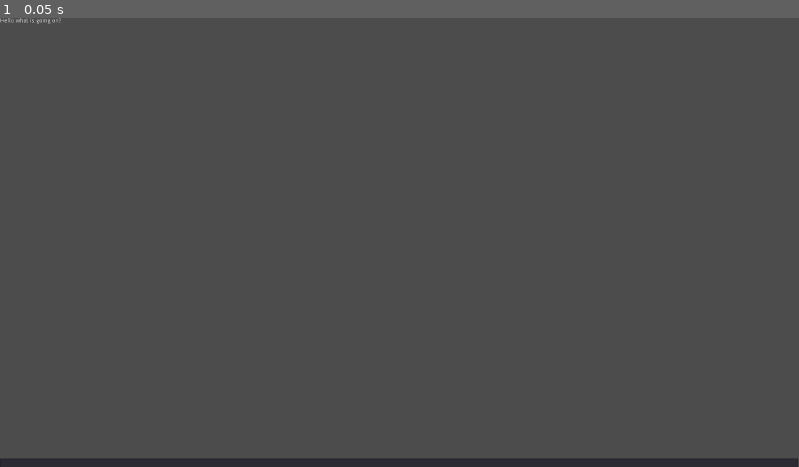
Above: before the commit, frame 1.
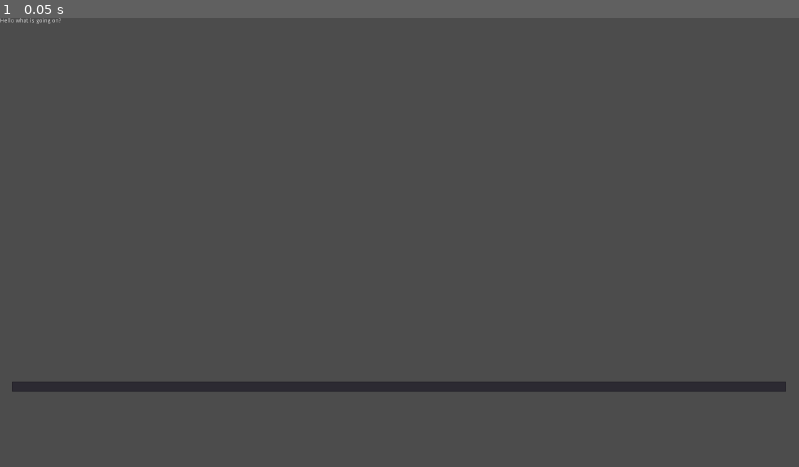
Above: after the commit, the same moment.

Repository: Maradonna90/textadv
Game: Godot game, scene res://main.tscn
Two runs of this game, one before a commit and one after it. Both use one fixed random seed, a clock stepped at 60 frames per second and the inputs below.
Inputs:
- Up to frame 1 (0.05 s): no input

The runs differ from the first frame. In frame 1, 3.9% of the frame differs, in the area x 0-100%, y 81-100%.

Commit message:
autosuggestion panel and script

Diff:
--- /dev/null
+++ b/gamesrc/AutoSuggestions.gd
@@ -0,0 +1,37 @@
+extends Control
+
+var selected = 0
+
+signal confirm_suggestion(string)
+
+#TODO: Check how to do this better maybe with containers?
+func _process(delta):
+
+	if Input.is_action_just_released("auto_next"):
+		print("auto_next")
+		selected = (selected+1) % self.get_child_count()
+		self.get_child(selected).grab_focus()
+	if Input.is_action_just_released("auto_cancel"):
+		for n in self.get_children():
+			self.remove_child(n)
+		global.input.grab_focus()
+	if Input.is_action_just_released("in_confirm"):
+		emit_signal("confirm_suggestion", self.get_child(selected).text)
+	if Input.is_action_just_released("auto_prev"):
+		selected = int(max(selected-1,0)) % self.get_child_count()
+		self.get_child(selected).grab_focus()
+
+func received_suggestions(suggestions):
+	print(len(suggestions))
+	var i = 0
+	for suggest in suggestions:
+		var button = Button.new()
+		var curr_pos = button.rect_position
+		curr_pos[0] += i*50
+		button.set_position(curr_pos)
+		button.text = suggest
+		#button.flat = true
+		add_child(button)
+		i += 1
+	#TODO first suggestion auto_selected
+	self.get_child(0).grab_focus()
--- a/gamesrc/Input.gd
+++ b/gamesrc/Input.gd
@@ -5,17 +5,25 @@
 # var a = 2
 # var b = "text"
 var autocomplete_hk = KEY_TAB
+var is_autocomplete = false
 signal text_autocomplete(input_string)
+signal suggest_completion(suggestions)
 
 # Called when the node enters the scene tree for the first time.
 func _ready():
-	pass # Replace with function body.
+	global.input = self
 
 func _process(delta):
-	if Input.is_action_just_released("ui_focus_next"):
-			emit_signal("text_autocomplete", self.text)
+	if self.has_focus():
+		if Input.is_action_just_released("in_autocomplete"):
+				emit_signal("text_autocomplete", self.text)
+		if Input.is_action_just_released("in_confirm"):
+			self.text = ""
 
 
-# Called every frame. 'delta' is the elapsed time since the previous frame.
-#func _process(delta):
-#	pass
+func fill_autocompletion(matched_strings):
+	if len(matched_strings) == 1:
+		self.text = matched_strings[0]+" "
+		self.caret_position = len(self.text)
+	if len(matched_strings) > 1:
+		emit_signal("suggest_completion", matched_strings)
--- /dev/null
+++ b/gamesrc/Output.gd
@@ -0,0 +1,20 @@
+extends RichTextLabel
+
+
+# Declare member variables here. Examples:
+# var a = 2
+# var b = "text"
+
+
+# Called when the node enters the scene tree for the first time.
+func _ready():
+	pass # Replace with function body.
+
+
+# Called every frame. 'delta' is the elapsed time since the previous frame.
+#func _process(delta):
+#	pass
+
+func append_user_input(user_input):
+	.add_text(">"+user_input)
+	.newline()
--- a/gamesrc/command.gd
+++ b/gamesrc/command.gd
@@ -17,7 +17,3 @@
 func execute():
 	""" execute the command with the given parameters """
 	pass
-
-# Called every frame. 'delta' is the elapsed time since the previous frame.
-#func _process(delta):
-#	pass
--- a/gamesrc/global.gd
+++ b/gamesrc/global.gd
@@ -2,3 +2,4 @@
 
 var parser
 var player
+var input
--- a/gamesrc/main.tscn
+++ b/gamesrc/main.tscn
@@ -1,7 +1,9 @@
-[gd_scene load_steps=3 format=2]
+[gd_scene load_steps=5 format=2]
 
 [ext_resource path="res://parser.gd" type="Script" id=1]
 [ext_resource path="res://Input.gd" type="Script" id=2]
+[ext_resource path="res://Output.gd" type="Script" id=3]
+[ext_resource path="res://AutoSuggestions.gd" type="Script" id=4]
 
 [node name="Control" type="Control"]
 anchor_right = 1.875
@@ -17,11 +19,10 @@
 anchor_top = 1.0
 anchor_right = 0.5
 anchor_bottom = 1.0
-margin_left = -959.0
-margin_top = -20.0
-margin_right = 959.0
-margin_bottom = -2.0
-rect_min_size = Vector2( 1918, 14 )
+margin_left = -930.0
+margin_top = -205.191
+margin_right = 930.0
+margin_bottom = -181.191
 context_menu_enabled = false
 shortcut_keys_enabled = false
 selecting_enabled = false
@@ -30,14 +31,32 @@
 "_edit_use_anchors_": false
 }
 
+[node name="AutoSuggestions" type="GridContainer" parent="Input"]
+anchor_left = 0.5
+anchor_top = 7.792
+anchor_right = 0.5
+anchor_bottom = 7.792
+margin_left = -930.0
+margin_top = -137.008
+margin_right = 930.0
+margin_bottom = -0.00801086
+script = ExtResource( 4 )
+
 [node name="Output" type="RichTextLabel" parent="."]
 anchor_left = 0.499
 anchor_right = 0.499
 margin_left = -957.082
 margin_right = 957.918
-margin_bottom = 1041.0
+margin_bottom = 758.0
 text = "Hello what is going on?"
+script = ExtResource( 3 )
+__meta__ = {
+"_edit_use_anchors_": false
+}
 
 [node name="parser" type="Node" parent="."]
 script = ExtResource( 1 )
+[connection signal="suggest_completion" from="Input" to="Input/AutoSuggestions" method="received_suggestions"]
 [connection signal="text_autocomplete" from="Input" to="parser" method="_autocomplete"]
+[connection signal="text_entered" from="Input" to="Output" method="append_user_input"]
+[connection signal="autocomplete_match" from="parser" to="Input" method="fill_autocompletion"]
--- a/gamesrc/parser.gd
+++ b/gamesrc/parser.gd
@@ -8,23 +8,28 @@
 var items = []
 var characters = []
 
-
+signal autocomplete_match(matched_string)
 
 # Called when the node enters the scene tree for the first time.
 func _ready():
 	global.parser = self
 
 func parse(input_string):
-	print(input_string)
+	""" parse input string"""
 	#TODO: Split input by spaces.
 	var sub_strings = input_string.split(" ")
-	""" parse input string"""
-	pass
+	return sub_strings
 
 func _autocomplete(input_string):
-	print("auto", input_string)
 	""" suggest completion for given substring """
-	pass
+	var candidates = []
+	var comms = ["ask", 'go', 'give']
+	var sub_strings = parse(input_string)
+	var sub = sub_strings[-1]
+	for com in comms:
+		if sub in com:
+			candidates.append(com)
+	emit_signal("autocomplete_match", candidates)
 
 func execute_command():
 	""" execute command """
--- a/gamesrc/project.godot
+++ b/gamesrc/project.godot
@@ -35,6 +35,86 @@
 
 size=false
 
+[input]
+
+ui_accept={
+"deadzone": 0.5,
+"events": [  ]
+}
+ui_select={
+"deadzone": 0.5,
+"events": [  ]
+}
+ui_cancel={
+"deadzone": 0.5,
+"events": [  ]
+}
+ui_focus_next={
+"deadzone": 0.5,
+"events": [  ]
+}
+ui_focus_prev={
+"deadzone": 0.5,
+"events": [  ]
+}
+ui_left={
+"deadzone": 0.5,
+"events": [  ]
+}
+ui_right={
+"deadzone": 0.5,
+"events": [  ]
+}
+ui_up={
+"deadzone": 0.5,
+"events": [  ]
+}
+ui_down={
+"deadzone": 0.5,
+"events": [  ]
+}
+ui_page_up={
+"deadzone": 0.5,
+"events": [  ]
+}
+ui_page_down={
+"deadzone": 0.5,
+"events": [  ]
+}
+ui_home={
+"deadzone": 0.5,
+"events": [  ]
+}
+ui_end={
+"deadzone": 0.5,
+"events": [  ]
+}
+in_autocomplete={
+"deadzone": 0.5,
+"events": [ Object(InputEventKey,"resource_local_to_scene":false,"resource_name":"","device":0,"alt":false,"shift":false,"control":false,"meta":false,"command":false,"pressed":false,"scancode":16777218,"unicode":0,"echo":false,"script":null)
+ ]
+}
+in_confirm={
+"deadzone": 0.5,
+"events": [ Object(InputEventKey,"resource_local_to_scene":false,"resource_name":"","device":0,"alt":false,"shift":false,"control":false,"meta":false,"command":false,"pressed":false,"scancode":16777221,"unicode":0,"echo":false,"script":null)
+ ]
+}
+auto_next={
+"deadzone": 0.5,
+"events": [ Object(InputEventKey,"resource_local_to_scene":false,"resource_name":"","device":0,"alt":false,"shift":false,"control":false,"meta":false,"command":false,"pressed":false,"scancode":16777218,"unicode":0,"echo":false,"script":null)
+ ]
+}
+auto_prev={
+"deadzone": 0.5,
+"events": [ Object(InputEventKey,"resource_local_to_scene":false,"resource_name":"","device":0,"alt":false,"shift":true,"control":false,"meta":false,"command":false,"pressed":false,"scancode":16777218,"unicode":0,"echo":false,"script":null)
+ ]
+}
+auto_cancel={
+"deadzone": 0.5,
+"events": [ Object(InputEventKey,"resource_local_to_scene":false,"resource_name":"","device":0,"alt":false,"shift":false,"control":false,"meta":false,"command":false,"pressed":false,"scancode":16777217,"unicode":0,"echo":false,"script":null)
+ ]
+}
+
 [rendering]
 
 quality/driver/driver_name="GLES2"
Not shown, changed: README.md
